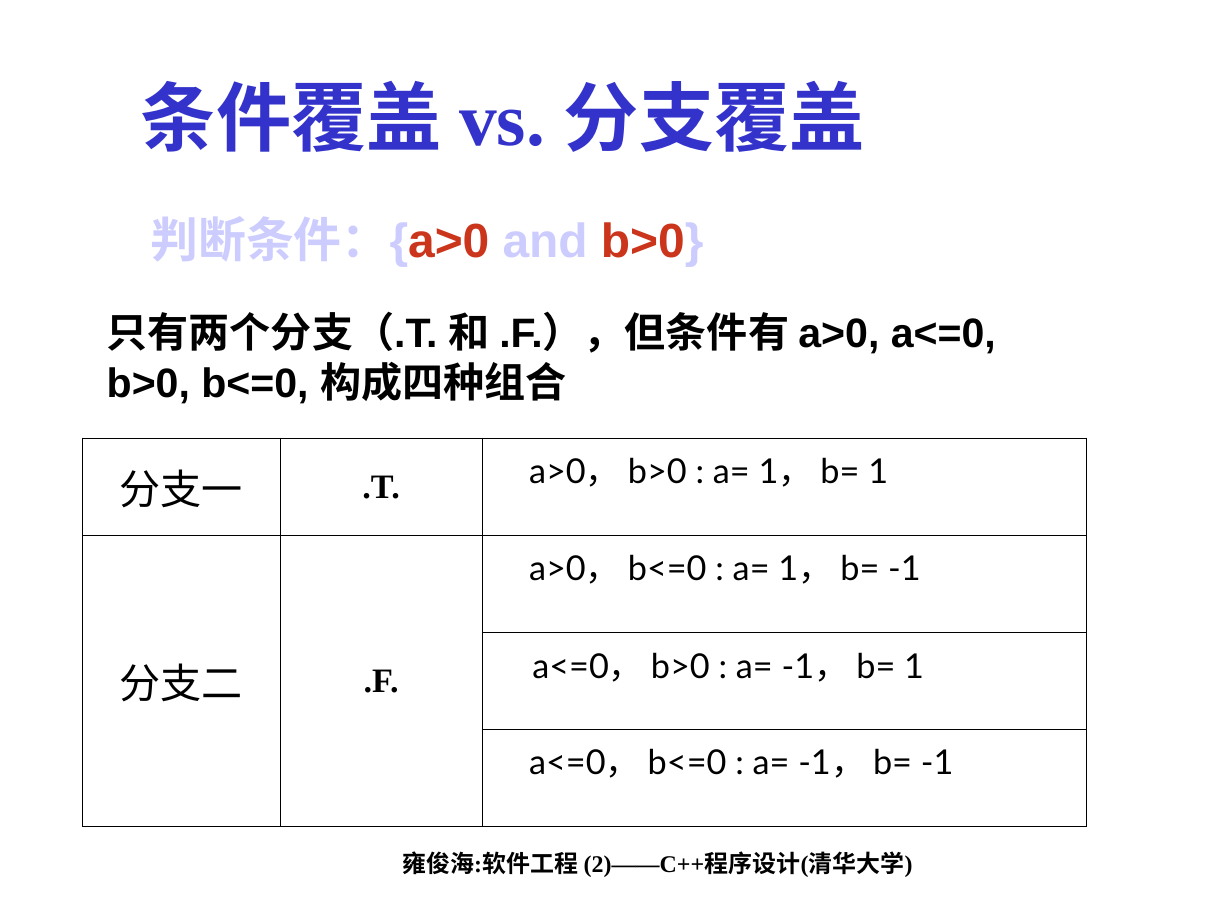
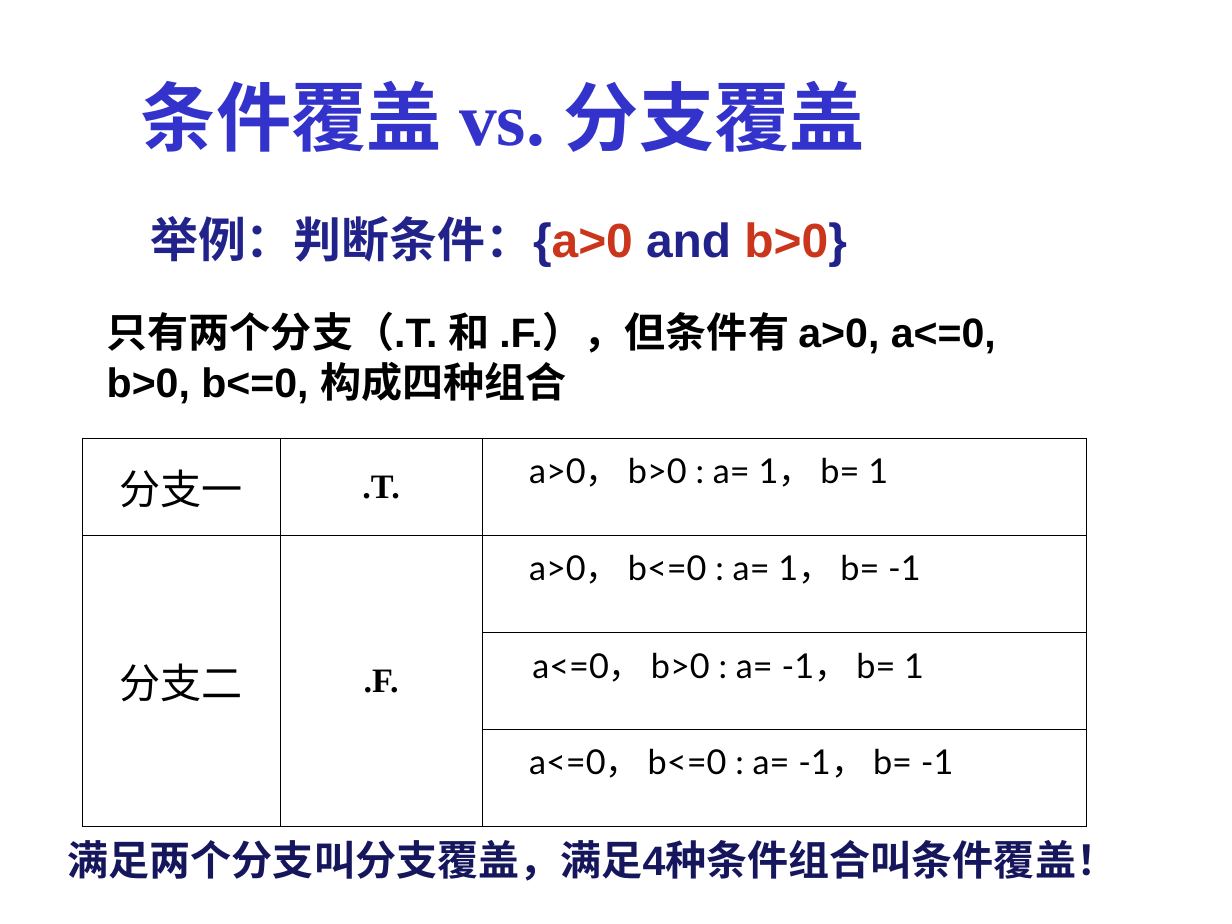
Before and after one commit to Moirai7/GTestLite, a slide deck: slide 22 of 第14讲_程序调试与验证.ppt (slide 11 before the commit). Drawn at 1232x924 pixels with LibreOffice and Linux fonts; fonts in the diff are those of the drawing. Boxes give left, top, right and bottom in pixels: in the first picture for what was removed or moved away, otherwise in the second. Text is boxed around its words. In the diff, an @@ line names an element or a change of style, - is before the commit and + after.

```diff
--- a/第14讲_程序调试与验证.ppt
+++ b/第14讲_程序调试与验证.ppt
@@ text at (150,216,846,267): text changed; text colour #CCCCFF to #22228B @@
-判断条件：{a>0 and b>0}
+举例：判断条件：{a>0 and b>0}
@@ text added at (68,840,1118,881), 24 pt, text #16165D, bold @@
+满足两个分支叫分支覆盖，满足4种条件组合叫条件覆盖！
@@ text removed at (402,851,913,877) @@
-雍俊海:软件工程 (2)——C++程序设计(清华大学)
```
Also in this commit, not shown: 30 other slides changed, 50 slides added, 3 slides removed, 20 other files.
